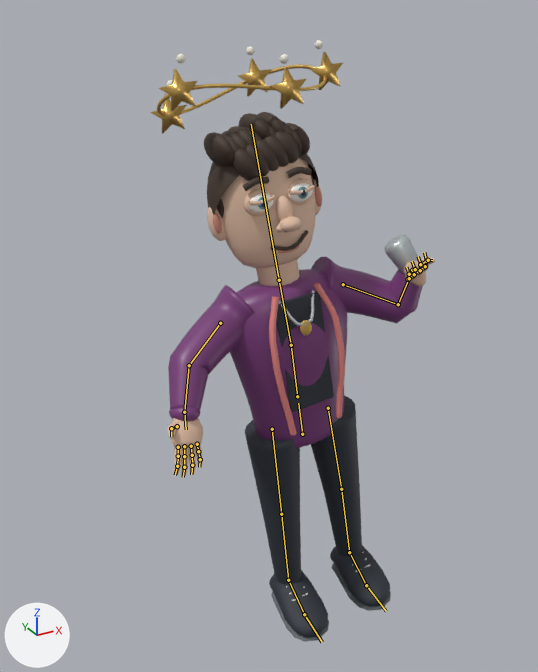
A saved change to the glTF model game/public/assets/characters/trischli-warrior.glb.
Camera for both pictures: a 50 mm camera at (-2.59, -3.82, 4.18) aimed at (-0.46, 0.05, 2.25). Arrows for +X, +Y and +Z are at lower left; the lights stay in place. The first picture is the older version. Both versions are drawn at frame 19 of the action 'special'; the numbers are the values there. The bones that change, and the others that lie on the model, are drawn over the model as lines.

Names of what the first picture shows: 'trischli-warrior / Separate dizziness VFX', 'trischli-warrior / Weighted surfaces'.
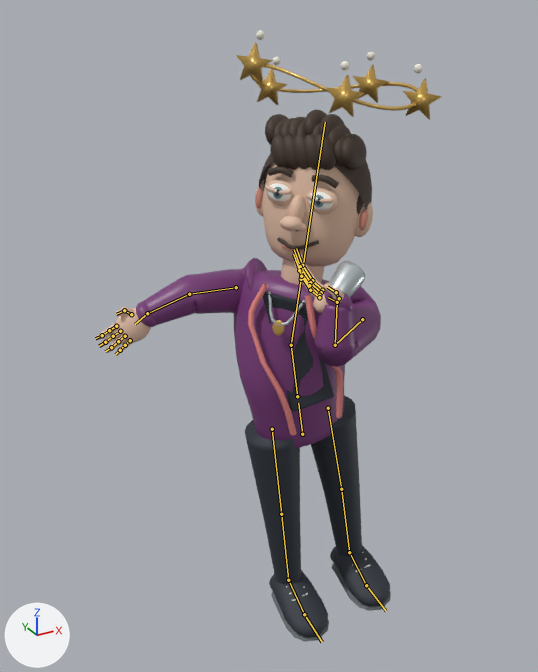
Location of each change, (x1, y1, x2, y2) in pixels of the pictures (538 x 672 px):
'trischli-warrior / Weighted surfaces', posed (11% wider): before (168, 112, 435, 642); after (95, 110, 391, 642)
'trischli-warrior / Separate dizziness VFX', posed (6% wider): before (150, 40, 344, 134); after (236, 30, 442, 119)
bone 'chest', root to tip: before (291, 345) to (279, 280); after (291, 345) to (301, 279)
bone 'left.upperarm', root to tip: before (220, 323) to (189, 365); after (236, 287) to (189, 294)
bone 'left.forearm', root to tip: before (189, 365) to (184, 412); after (189, 294) to (147, 313)
bone 'right.upperarm', root to tip: before (343, 284) to (398, 304); after (362, 319) to (335, 345)

The change, as a diff of the scene's bpy script:
```diff
--- a/game/public/assets/characters/trischli-warrior.glb.py
+++ b/game/public/assets/characters/trischli-warrior.glb.py
@@ bone_chest @@
 bone_chest = bpy.data.objects['trischli-warrior / RIG'].pose.bones['chest']  # child of 'spine'
-bone_chest.rotation_quaternion = (0.998, -0.06, 0.0, 0.0)  # degrees (-7, 0, 0)
+bone_chest.rotation_quaternion = (0.903, -0.058, -0.406, -0.13)  # degrees (0, -48, -16)
@@ bone_left_upperarm @@
 bone_left_upperarm = bpy.data.objects['trischli-warrior / RIG'].pose.bones['left.upperarm']  # child of 'chest'
-bone_left_upperarm.rotation_quaternion = (0.975, 0.0, 0.0, 0.223)  # degrees (0, 0, 26)
+bone_left_upperarm.rotation_quaternion = (0.851, -0.168, -0.096, 0.487)  # degrees (-22, 0, 60)
@@ bone_left_forearm @@
 bone_left_forearm = bpy.data.objects['trischli-warrior / RIG'].pose.bones['left.forearm']  # child of 'left.upperarm'
-bone_left_forearm.rotation_quaternion = (1.0, 0.0, 0.0, 0.0)  # degrees (0, 0, 0)
+bone_left_forearm.rotation_quaternion = (0.958, 0.288, 0.0, 0.0)  # degrees (34, 0, 0)
@@ bone_right_upperarm @@
 bone_right_upperarm = bpy.data.objects['trischli-warrior / RIG'].pose.bones['right.upperarm']  # child of 'chest'
-bone_right_upperarm.rotation_quaternion = (0.975, 0.0, 0.0, -0.223)  # degrees (0, 0, -26)
+bone_right_upperarm.rotation_quaternion = (0.739, -0.455, 0.261, -0.423)  # degrees (-63, 0, -60)
```
